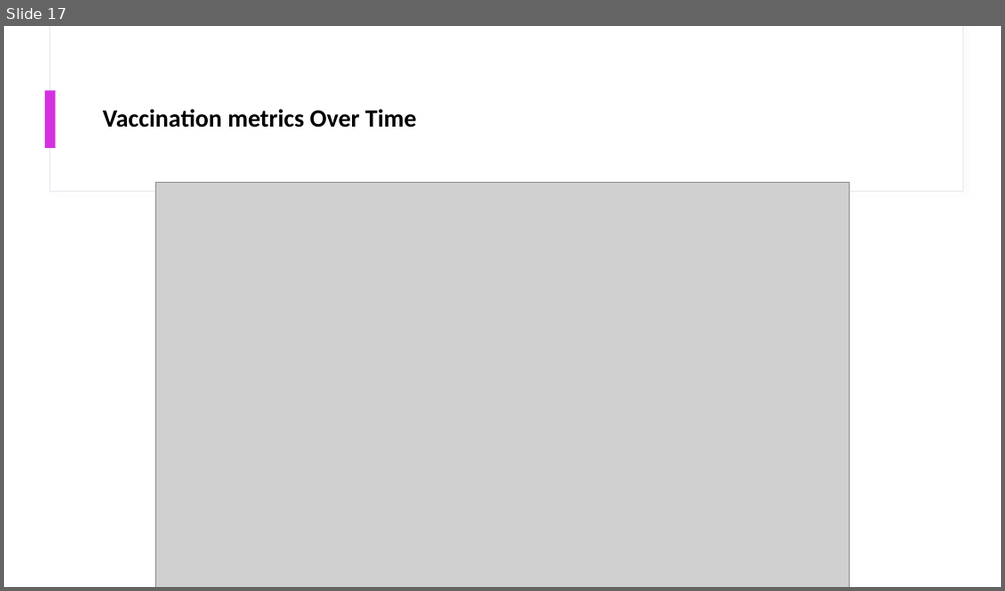
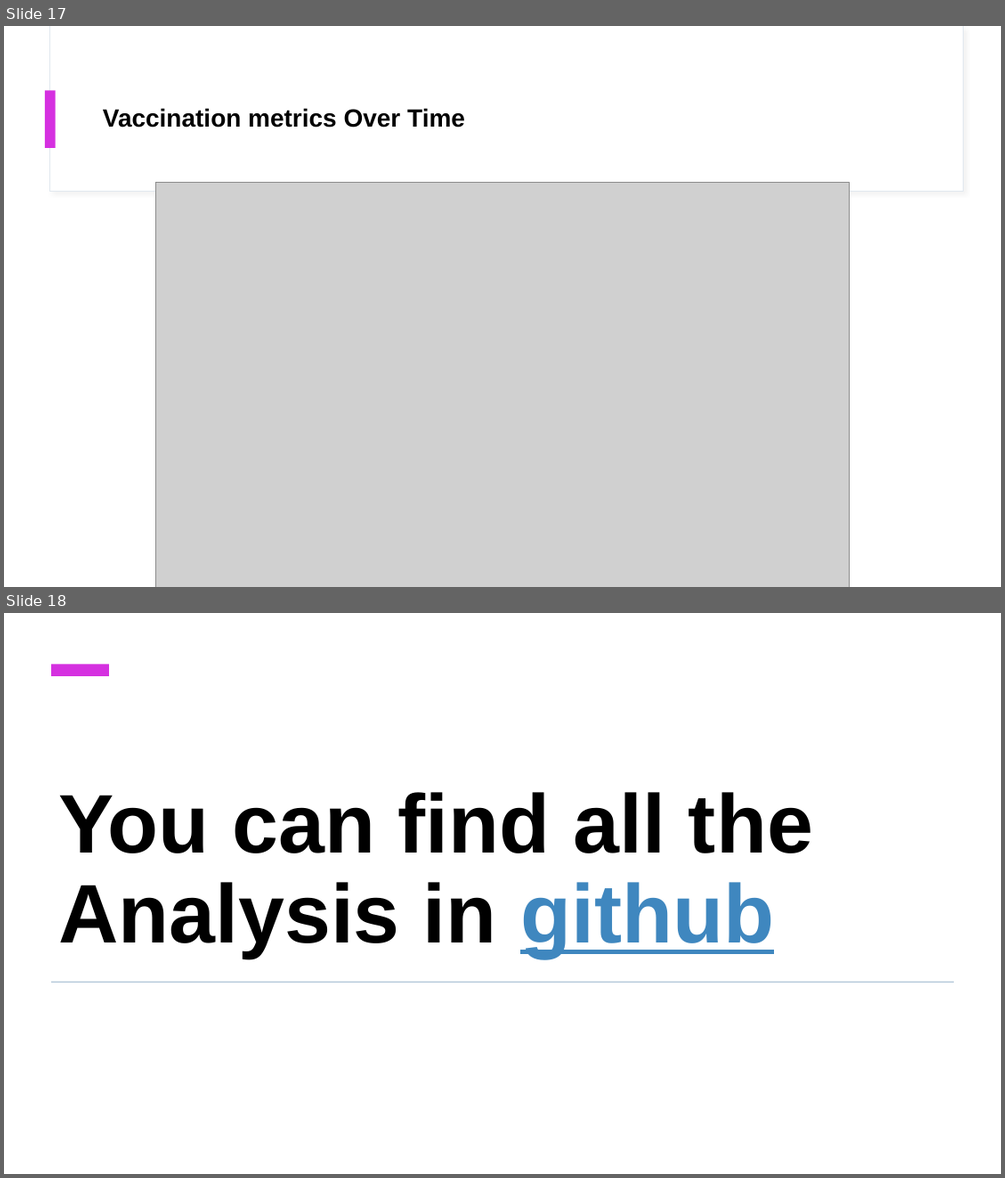
Before and after one commit to YossefEFM/Covid19-Death, a slide deck: Understanding the Global Impact of COVID-19.pptx. Shown one above the other, each under a label of ours: slide 17 before the commit, slides 17 and 18 after it. The pictures are 1005x591 and 1005x1178 pixels, drawn with LibreOffice and Linux fonts; fonts in the diff are those of the drawing; grey boxes stand for pictures. Boxes give left, top, right and bottom in pixels: in the first picture for what was removed or moved away, otherwise in the second. Text is boxed around its words. In the diff, an @@ line names an element or a change of style, - is before the commit and + after.

```diff
--- a/Understanding the Global Impact of COVID-19.pptx
+++ b/Understanding the Global Impact of COVID-19.pptx
@@ slide 18 added at [4, 613, 1001, 1174], background #FFFFFF @@
@@ rectangle added at [51, 665, 109, 676], fill #D530E0 @@
@@ title added at [58, 792, 813, 957], 80 pt, text #000000, bold @@
+You can find all the Analysis in github
@@ rectangle added at [51, 981, 954, 982], fill #B5C8DA @@
@@ slide 17 changed as well @@
@@ rectangle at [49, 26, 963, 192]: outline #E3E8EF 0.75 pt to #E1E8EF 0.75 pt; shadow changed @@
@@ title "Vaccination metrics Over Time" at [103, 108, 465, 127]: font Calibri to Arial @@
```
Also in this commit, not shown: 18 other slides changed.
